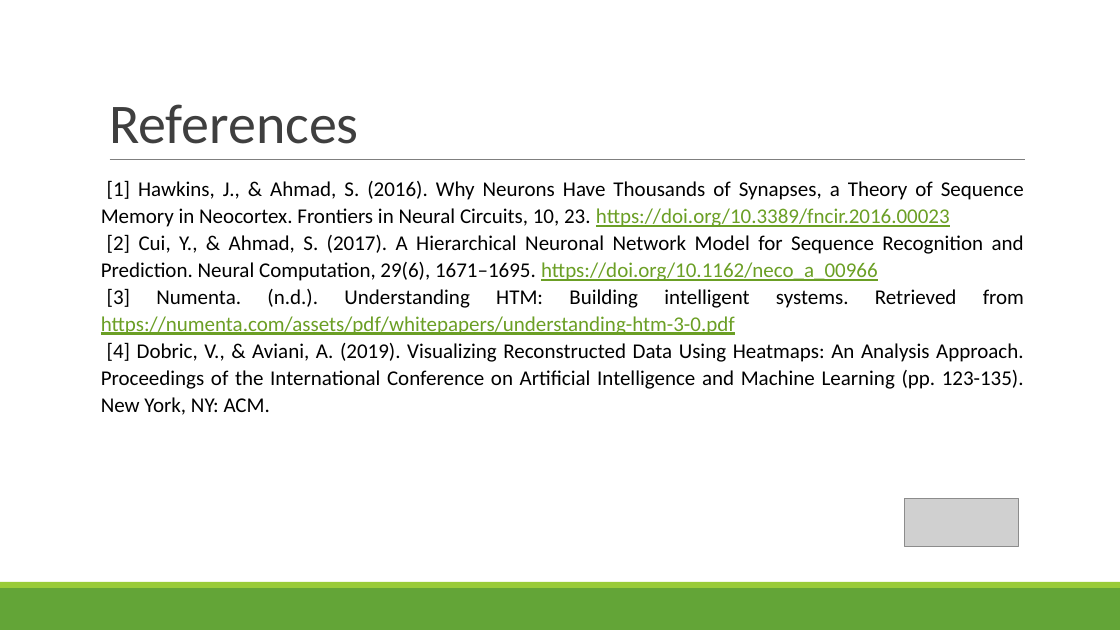
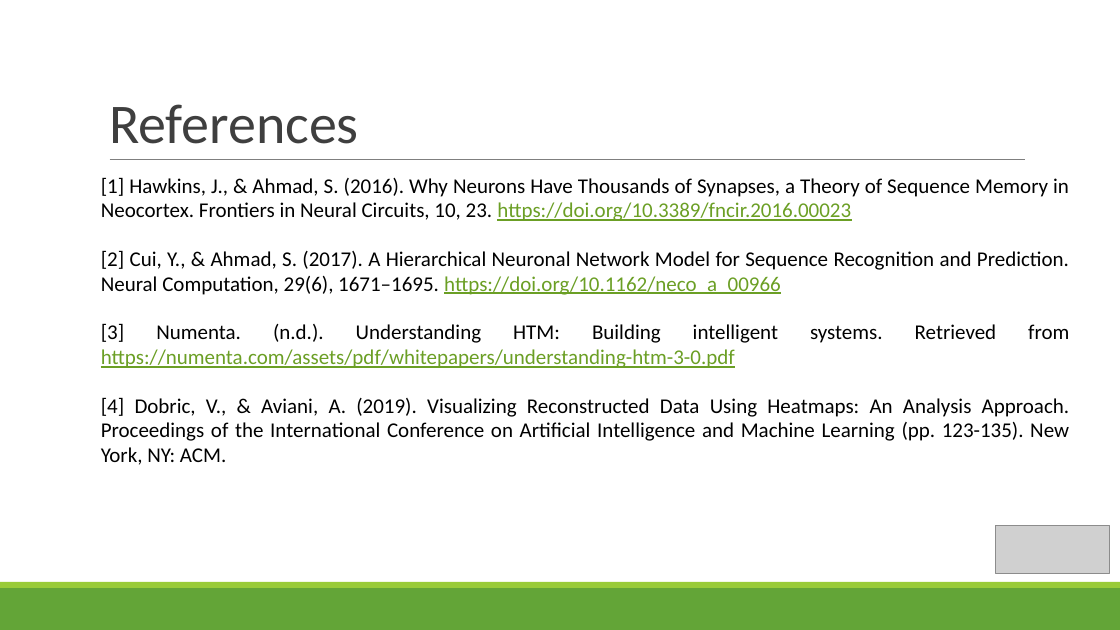
Before and after one commit to samsil2/neocortexapi_Samsil_Arefin, a slide deck: slide 10 of source/MySEProject/Documentation/ML 23:24-05 Implement the visualization of permanence value_Samsil_Arefin(Individual).pptx. Drawn at 1120x630 pixels with LibreOffice and Linux fonts; fonts in the diff are those of the drawing; grey boxes stand for pictures. Boxes give left, top, right and bottom in pixels: in the first picture for what was removed or moved away, otherwise in the second. Text is boxed around its words. In the diff, an @@ line names an element or a change of style, - is before the commit and + after.

```diff
--- a/source/MySEProject/Documentation/ML 23:24-05 Implement the visualization of permanence value_Samsil_Arefin(Individual).pptx
+++ b/source/MySEProject/Documentation/ML 23:24-05 Implement the visualization of permanence value_Samsil_Arefin(Individual).pptx
@@ text "[1] Hawkins, J., & Ahmad, ..." at bbox=[101, 177, 1069, 465]: bullet   to none; line spacing 1.07 to 0.97 @@
@@ picture: place and size @@
-picture at bbox=[904, 498, 1019, 546]
+picture at bbox=[996, 525, 1111, 573]
```
Also in this commit, not shown: 9 other slides changed.
